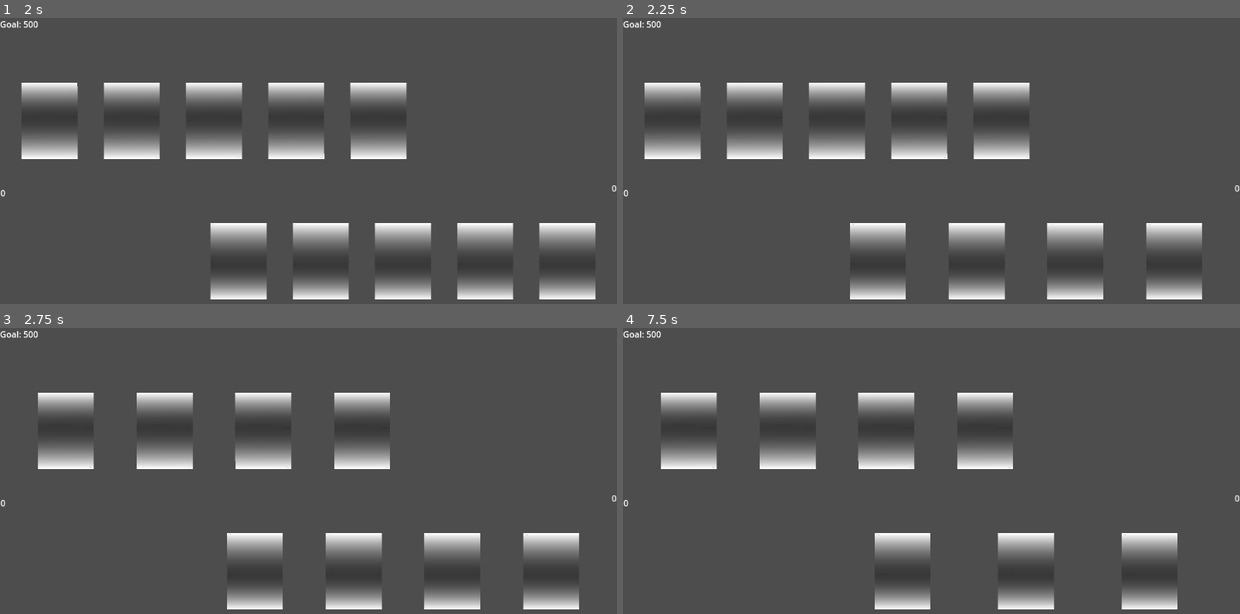
Above: before the commit, frames 1-4 (two rows, left to right).
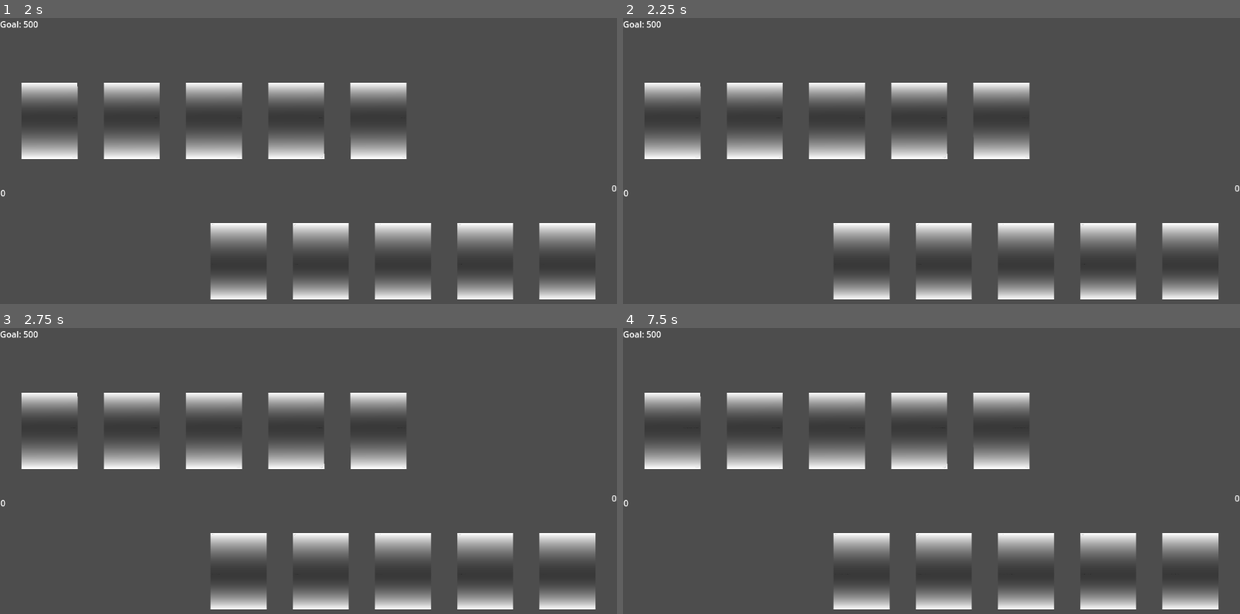
Above: after the commit, the same moments.

Repository: Odeguy/cardgameagain
Game: Godot game, scene res://menu.tscn
Same seed, same stepped clock (60 frames per second), same inputs: the game is played once before the commit and once after it.
Inputs (mouse positions are in pixels of both pictures, inside the frame that each line leads up to):
- Up to frame 1 (2 s): click "PLAY" at 0.5 s; move the mouse to (277, 261) at 1.27 s; click (277, 261) at 1.42 s
- Up to frame 2 (2.25 s): tap Enter at 2 s; move the mouse to (1116, 243) at 2.02 s; click (1116, 243) at 2.17 s
- Up to frame 3 (2.75 s): no input
- Up to frame 4 (7.5 s): move the mouse to (746, 448) at 2.77 s; click (746, 448) at 2.92 s; tap Space at 3.5, 5, 6.5 s; move the mouse to (962, 502) at 3.52 s; click (962, 502) at 3.67 s; tap Enter at 4.25, 5.75 s; move the mouse to (838, 413) at 4.27 s; click (838, 413) at 4.42 s; move the mouse to (1067, 482) at 5.02 s; click (1067, 482) at 5.17 s; move the mouse to (808, 519) at 5.77 s; click (808, 519) at 5.92 s; move the mouse to (993, 425) at 6.52 s; click (993, 425) at 6.67 s; move the mouse to (900, 571) at 7.27 s; click (900, 571) at 7.42 s

Frame 1 is identical in both runs. In frame 2, 5.3% of the frame differs, in the area x 34-97%, y 71-99%; in frame 3, 11%, in the area x 3-97%, y 22-99%; in frame 4, 10%.
Error before the commit: Cannot call method 'create_timer' on a null value. (res://card_script.gd:88)

Commit message:
Always push

Diff:
--- a/card_script.gd
+++ b/card_script.gd
@@ -7,8 +7,10 @@
 var font
 var font_size
 var text_break = 0.04
+var loaded
 
 func _ready():
+	loaded = false
 	$Body/Button.size = $Body/Shape.shape.size
 	$Body/Button.visible = false
 	toggle_side()
@@ -80,6 +82,7 @@
 	$Body/Front/EffectLabel.clear()
 	re_push()
 	if gradually:
+		loaded = false
 		for char in card_name:
 			$Body/Front/NameLabel.append_text(char)
 			await get_tree().create_timer(text_break).timeout
@@ -89,3 +92,4 @@
 	else:
 		$Body/Front/NameLabel.append_text(card_name)
 		$Body/Front/EffectLabel.append_text(effect)
+	loaded = true
--- a/game_script.gd
+++ b/game_script.gd
@@ -55,7 +55,7 @@
 		await get_tree().create_timer(0.5).timeout
 		var random_card = opponent.hand.keys()[randi() % opponent.hand.size()]
 		card_effect(opponent.play_card(random_card), opponent, player)
-	if player.points == 5 or opponent.points == 5: gameover = true
+	if player.points == points_goal or opponent.points == points_goal: gameover = true
 	turn = !turn
 	if !gameover:
 		play()
@@ -69,5 +69,5 @@
 
 func _input(event: InputEvent) -> void:
 	for card in player.hand:
-		if(event is InputEventMouseButton and event.pressed and player.hand[card].has_point(get_global_mouse_position())):
+		if(event is InputEventMouseButton and event.pressed and player.hand[card].loaded and player.hand[card].has_point(get_global_mouse_position())):
 			chosen_card = card
--- a/table_script.gd
+++ b/table_script.gd
@@ -22,13 +22,9 @@
 	refresh_points()
 
 func add_to_deck(card):
-	print(card.card_name)
 	full_deck[card.card_name] = card
-	print(full_deck[card.card_name].card_name)
 	card.hide()
-	print(full_deck[card.card_name].card_name)
 	add_child(card)
-	print(full_deck[card.card_name].card_name)
 
 func draw_card():
 	if(deck.size() > 0):
